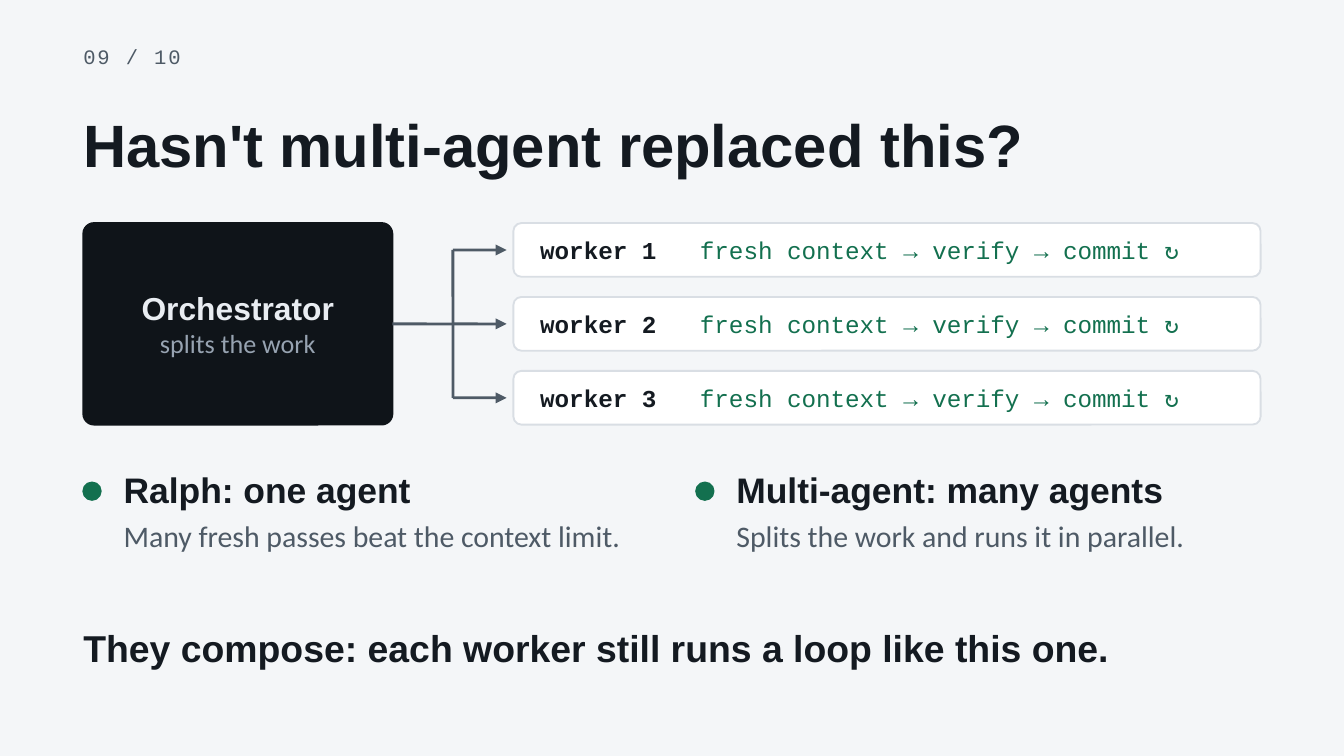
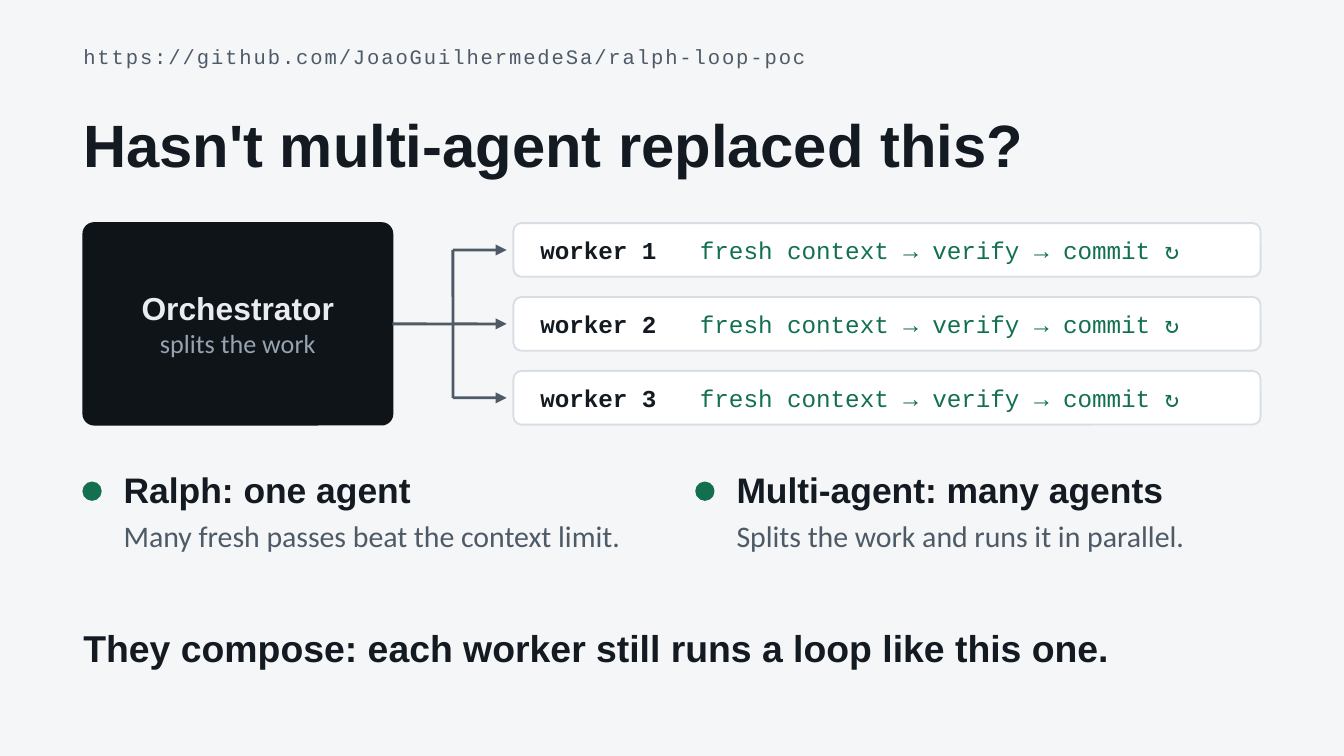
Before and after one commit to JoaoGuilhermedeSa/ralph-loop-poc, a slide deck: slide 9 of deck.pptx. Drawn at 1344x756 pixels with LibreOffice and Linux fonts; fonts in the diff are those of the drawing. Boxes give left, top, right and bottom in pixels: in the first picture for what was removed or moved away, otherwise in the second. Text is boxed around its words. In the diff, an @@ line names an element or a change of style, - is before the commit and + after.

```diff
--- a/deck.pptx
+++ b/deck.pptx
@@ text removed at <box>83,50,181,64</box> @@
-09 / 10
@@ text added at <box>83,49,805,69</box>, 11 pt, text #4E5A66 @@
+https://github.com/JoaoGuilhermedeSa/ralph-loop-poc
```
Also in this commit, not shown: 9 other slides changed.
